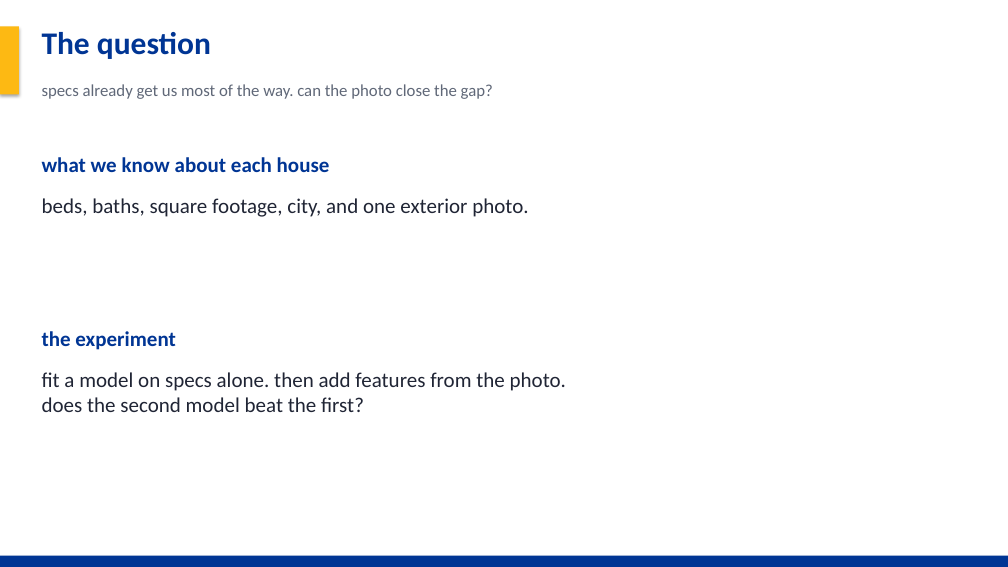
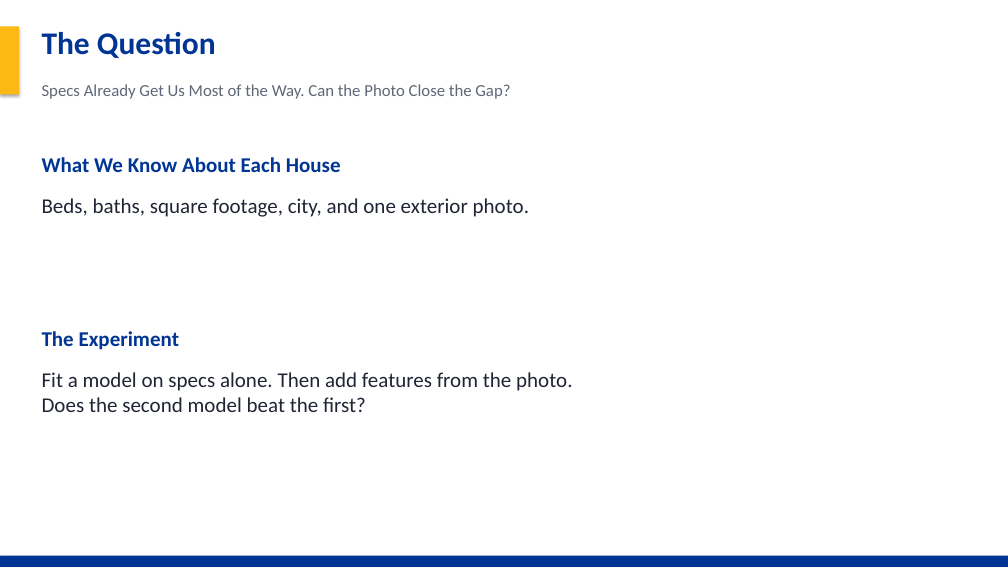
Before and after one commit to Noah-Gallego/house-price-4450-final, a slide deck: slide 2 of HousePrice_Final_Project.pptx. Drawn at 1008x567 pixels with LibreOffice and Linux fonts; fonts in the diff are those of the drawing. Boxes give left, top, right and bottom in pixels: in the first picture for what was removed or moved away, otherwise in the second. Text is boxed around its words. In the diff, an @@ line names an element or a change of style, - is before the commit and + after.

```diff
--- a/HousePrice_Final_Project.pptx
+++ b/HousePrice_Final_Project.pptx
@@ text at (x1=42, y1=32, x2=216, y2=58): text changed @@
-The question
+The Question
@@ text at (x1=42, y1=84, x2=510, y2=99): text changed @@
-specs already get us most of the way. can the photo close the gap?
+Specs Already Get Us Most of the Way. Can the Photo Close the Gap?
@@ text at (x1=42, y1=157, x2=341, y2=172): text changed @@
-what we know about each house
+What We Know About Each House
@@ text at (x1=42, y1=198, x2=529, y2=217): text changed @@
-beds, baths, square footage, city, and one exterior photo.
+Beds, baths, square footage, city, and one exterior photo.
@@ text at (x1=42, y1=331, x2=179, y2=350): text changed @@
-the experiment
+The Experiment
@@ text at (x1=42, y1=372, x2=572, y2=412): text changed @@
-fit a model on specs alone. then add features from the photo.
-does the second model beat the first?
+Fit a model on specs alone. Then add features from the photo.
+Does the second model beat the first?
```
Also in this commit, not shown: 22 other slides changed, 5 slides added, 2 slides removed, 9 other files.
